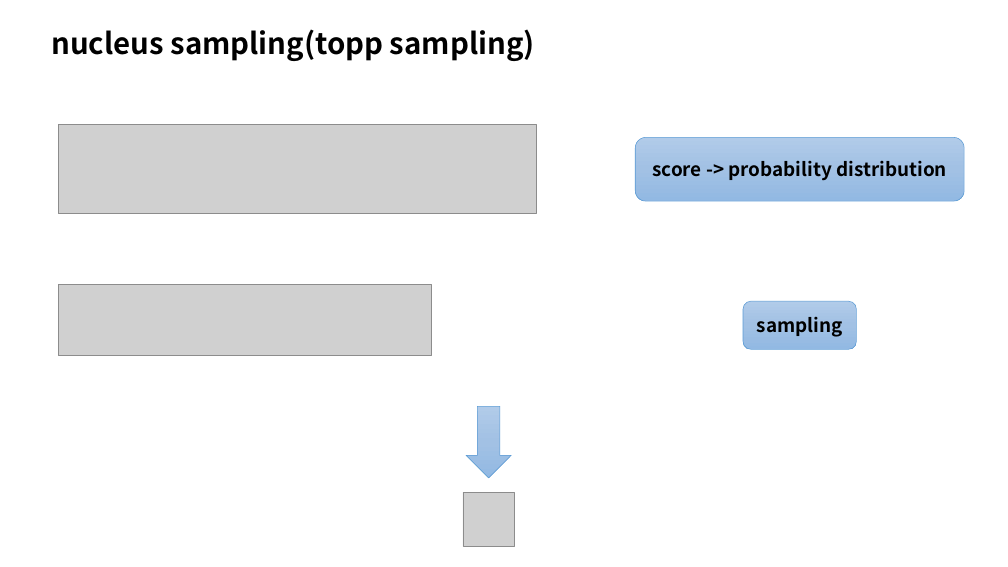
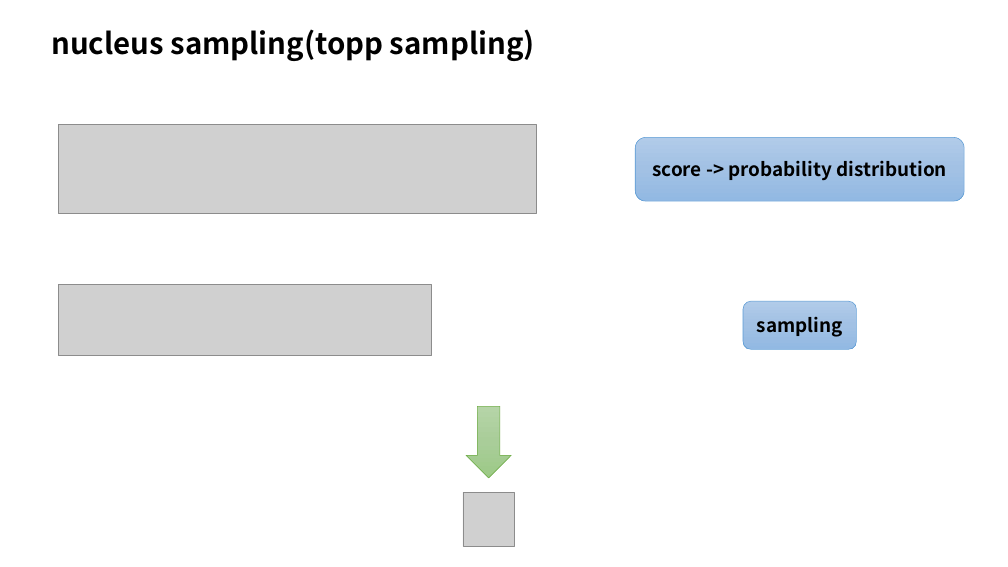
Before and after one commit to Viroog/explainable_resys-STU, a slide deck: slide 12 of explainable _recsys.pptx. Drawn at 1008x567 pixels with LibreOffice and Linux fonts; fonts in the diff are those of the drawing; grey boxes stand for pictures. Boxes give left, top, right and bottom in pixels: in the first picture for what was removed or moved away, otherwise in the second. Text is boxed around its words. In the diff, an @@ line names an element or a change of style, - is before the commit and + after.

```diff
--- a/explainable _recsys.pptx
+++ b/explainable _recsys.pptx
@@ down arrow at (467, 407, 511, 478): fill gradient #B1CBE9 to #A3C1E5 to #93B9E4 to gradient #B5D5A7 to #AACE9A to #9CC987; outline #5B9BD5 0.5 pt to #70AD47 0.5 pt @@
```
Also in this commit, not shown: 4 other slides changed, 8 slides added, 1 slide removed, 1 other file.
